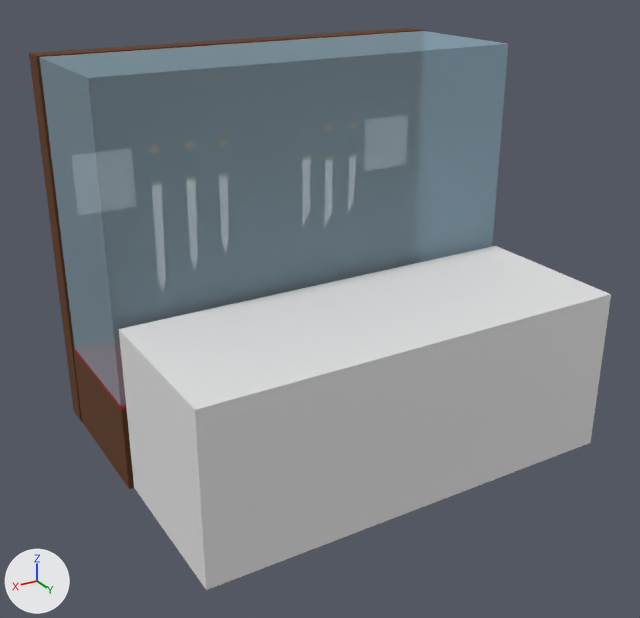
Renders of the glTF model theroom/excersizes/museum/montre_svaerd.gltf from each side of a commit.
The view is the same before and after, from a 50 mm camera at (5.32, 9.6, 5.95) aimed at (0.31, 1.24, 1.77). The lights are fixed; the arrows at lower left show +X, +Y and +Z. Where no turn or scale is listed for an object, it has been applied to the vertices.

Objects in the first picture: 'Cube.001', 'Cube.006', 'front.zone', 'glass.001'.
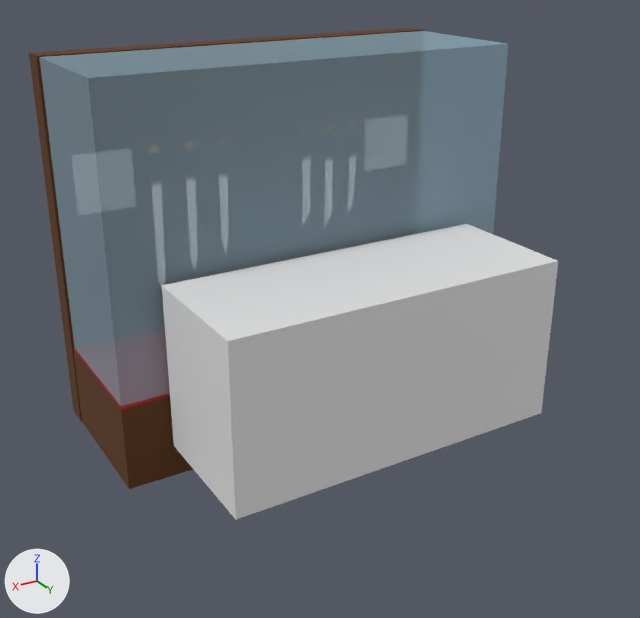
Pixel boxes [x1, y1, x2, y2] of what changed, in the pictures (640 x 618 px):
'front.zone', moved, rescaled (19% narrower, 14% shorter): before [119, 246, 611, 590]; after [162, 224, 558, 519]

Edits to the bpy script that builds the scene:
```text
Change ob_front_zone:
    ob_front_zone.location: (0.13, 2.16, 1.05) -> (0.13, 1.97, 1.44)
    ob_front_zone.scale: (2.61, 1.0, 1.0) -> (2.09, 0.816, 1.0)
```
